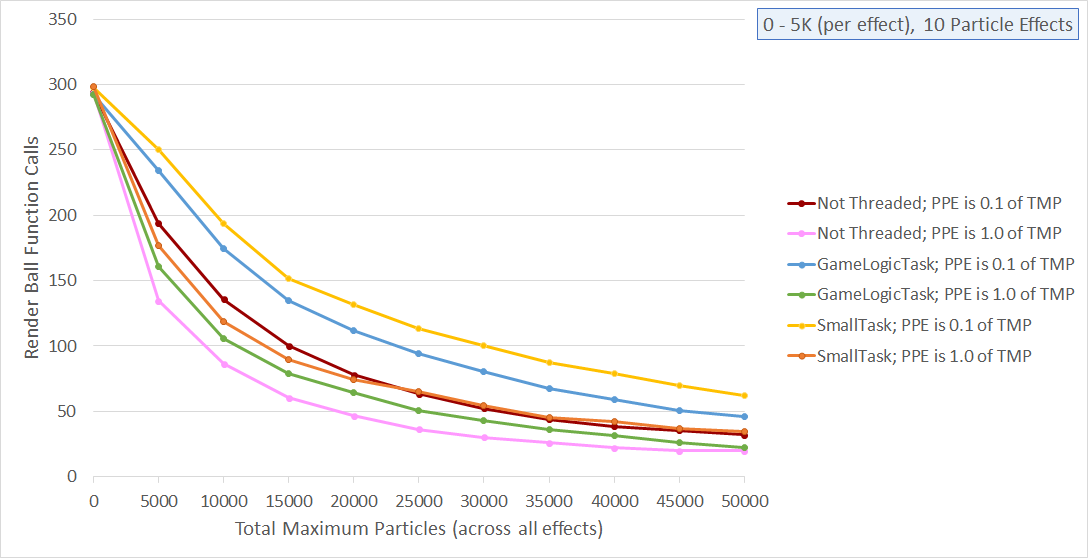
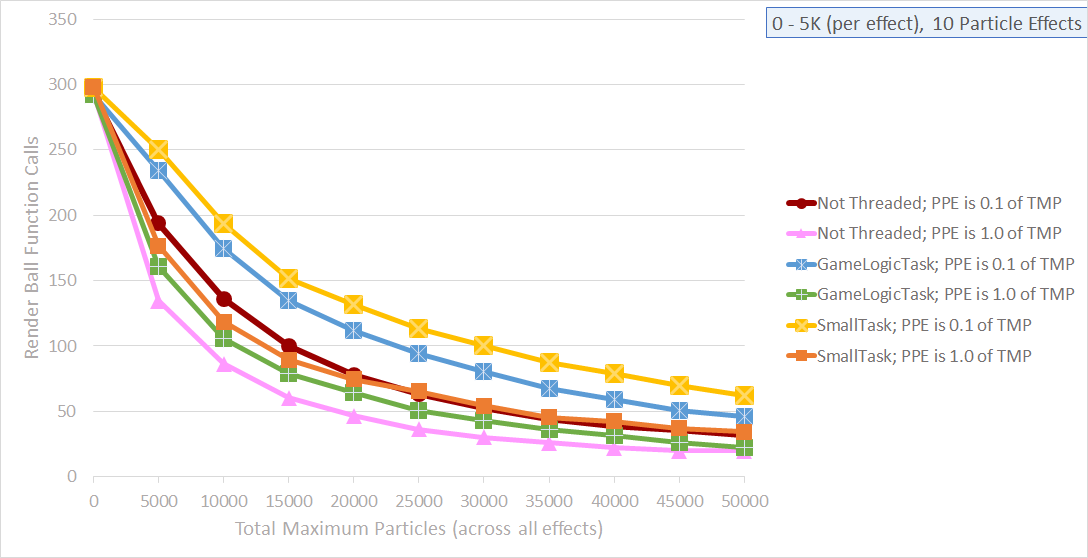
Revision of a layered w=1088, h=558 image; what changed, layer by layer:
added layer "Layer 2" above "Layer 1" over [23, 7, 1087, 539]
